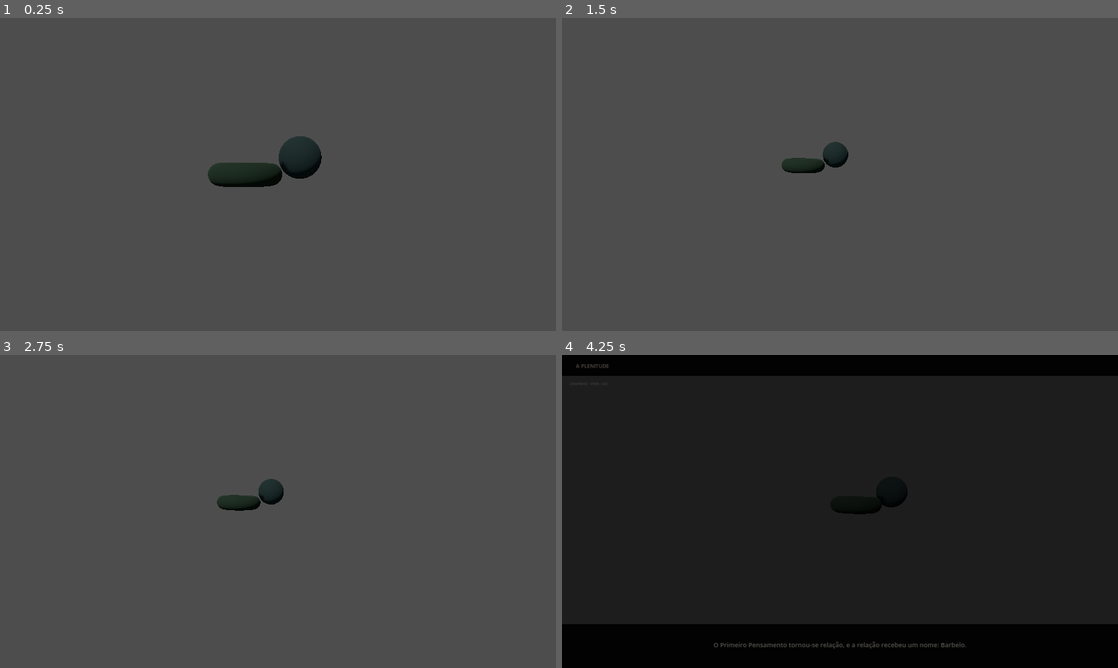
Above: before the commit, frames 1-4 (two rows, left to right).
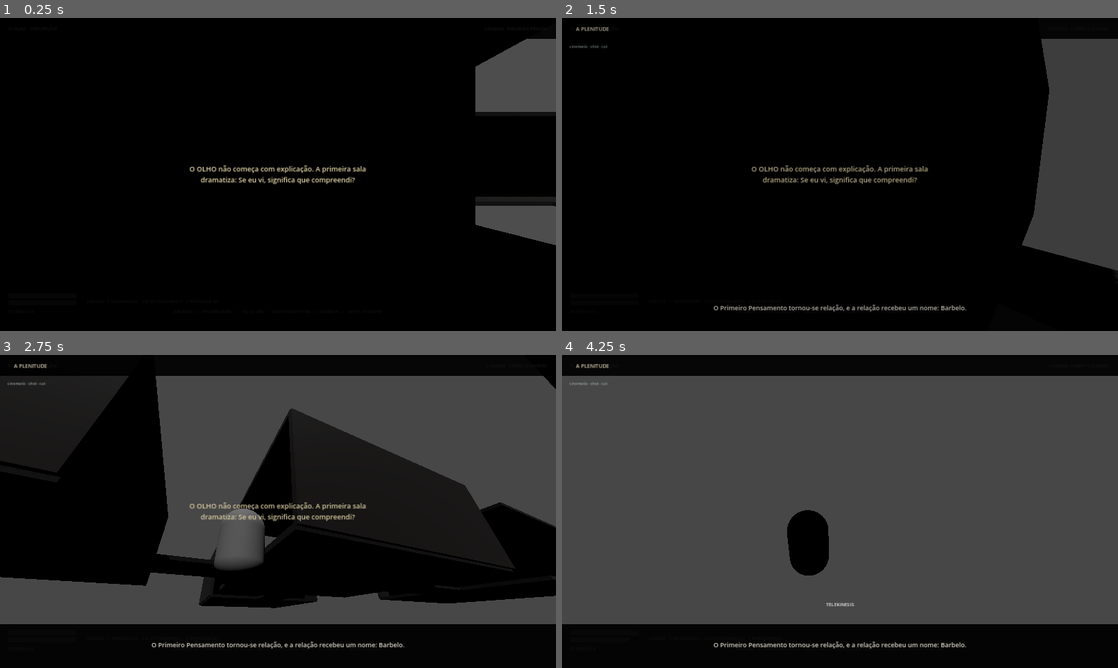
Above: after the commit, the same moments.

Repository: neuralSynapse/societaselectorum
Game: Godot game, scene res://scenes/boot/Main.tscn
Same seed, same stepped clock (60 frames per second), same inputs: the game is played once before the commit and once after it.
Inputs (mouse positions are in pixels of both pictures, inside the frame that each line leads up to):
- Up to frame 1 (0.25 s): no input
- Up to frame 2 (1.5 s): tap Enter (ui_accept) at 0.5 s; move the mouse to (962, 158) at 0.52 s; hold D (move_right) 0.53-1.28 s; hold V (camera_toggle) 0.53-1.28 s; tap Space (jump) at 0.77 s; move the mouse to (728, 190) at 1.27 s; hold S (move_back) from 1.28 s (still down); tap C (consume) at 1.35 s
- Up to frame 3 (2.75 s): tap Space (jump) at 1.52 s; move the mouse to (333, 442) at 2.02 s; release S (move_back) at 2.03 s; hold D (move_right) from 2.03 s (still down); hold R (instrument) from 2.03 s (still down)
- Up to frame 4 (4.25 s): move the mouse to (812, 574) at 2.77 s; release D (move_right) at 2.78 s; release R (instrument) at 2.78 s; hold W (move_forward) 2.78-3.53 s; tap E (interact) at 2.85 s; tap Space (jump) at 3.02, 3.77 s; move the mouse to (1006, 558) at 3.52 s; hold A (move_left) from 3.53 s (still down); hold 1 (kinesis_1) from 3.53 s (still down)

The runs differ from the first frame. In frame 1, 95% of the frame differs, in the area x 0-100%, y 0-100%; in frame 2, 90%; in frame 3, 65%; in frame 4, 80%.

Commit message:
fix: keep gameplay active while cinematics are proxy-only

Diff:
--- a/game/chronica-harun/scripts/boot/Main.gd
+++ b/game/chronica-harun/scripts/boot/Main.gd
@@ -25,8 +25,11 @@
     if not narrative_runtime.gameplay_handoff_requested.is_connected(_on_gameplay_handoff):
         narrative_runtime.gameplay_handoff_requested.connect(_on_gameplay_handoff)
     var entry_sequence := narrative_runtime.start_entry_flow()
-    var blocking_entry := entry_sequence == &"cosmogony" or entry_sequence == &"harun_origin" or entry_sequence == &"epilogue"
+    var blocking_entry := _cinematic_can_take_player_control() and (entry_sequence == &"cosmogony" or entry_sequence == &"harun_origin" or entry_sequence == &"epilogue")
     _set_gameplay_enabled(not blocking_entry)
+
+func _cinematic_can_take_player_control() -> bool:
+    return narrative_runtime != null and narrative_runtime.cinematic_stage != null and narrative_runtime.cinematic_stage.can_take_player_control()
 
 func _set_gameplay_enabled(enabled: bool) -> void:
     gameplay_enabled = enabled
@@ -41,14 +44,16 @@
     Input.mouse_mode = Input.MOUSE_MODE_CAPTURED if enabled else Input.MOUSE_MODE_HIDDEN
 
 func _on_cinematic_sequence_started(_sequence_id: StringName, _sequence: Dictionary) -> void:
-    _set_gameplay_enabled(false)
+    if _cinematic_can_take_player_control():
+        _set_gameplay_enabled(false)
 
 func _on_gameplay_handoff(_target_stage: StringName) -> void:
     world_root.visible = true
     if stage_director.player != null and stage_director.player.camera != null:
-        narrative_runtime.cinematic_stage.prepare_gameplay_handoff(stage_director.player.camera)
-        await get_tree().process_frame
-        narrative_runtime.cinematic_stage.release_camera()
+        if _cinematic_can_take_player_control():
+            narrative_runtime.cinematic_stage.prepare_gameplay_handoff(stage_director.player.camera)
+            await get_tree().process_frame
+            narrative_runtime.cinematic_stage.release_camera()
         stage_director.player.camera.make_current()
     _set_gameplay_enabled(true)
 
--- a/game/chronica-harun/scripts/narrative/CinematicPresentationDirector.gd
+++ b/game/chronica-harun/scripts/narrative/CinematicPresentationDirector.gd
@@ -37,8 +37,20 @@
     if not bridge.cinematic_visual.is_connected(stage_payload):
         bridge.cinematic_visual.connect(stage_payload)
 
+func can_take_player_control() -> bool:
+    # The current cinematic manifest is entirely proxy_runtime. Until real
+    # player-facing cinematic assets exist, the presentation layer must never
+    # steal the gameplay camera or disable the world.
+    return false
+
 func begin_sequence(sequence_id: StringName, _sequence: Dictionary = {}) -> void:
     current_sequence_id = sequence_id
+    if not can_take_player_control():
+        active = false
+        visible = false
+        cinematic_camera.current = false
+        _clear_proxies()
+        return
     active = true
     visible = true
     cinematic_camera.current = true
@@ -49,6 +61,10 @@
         handoff_ready.emit()
 
 func prepare_gameplay_handoff(target_camera: Camera3D) -> void:
+    if not can_take_player_control():
+        release_camera()
+        handoff_ready.emit()
+        return
     _clear_proxies()
     if target_camera == null:
         handoff_ready.emit()
@@ -75,6 +91,10 @@
     current_sequence_id = sequence_id
     current_shot_id = shot_id
     current_tension = clampf(float(shot.get("tension", 0.0)), 0.0, 1.0)
+    if not can_take_player_control():
+        _clear_proxies()
+        proxy_asset_used.emit(StringName("proxy_runtime:" + String(current_shot_id)))
+        return
     if not active:
         begin_sequence(sequence_id)
     begin_transition(StringName(shot.get("transition", "cut")), current_tension)
@@ -141,39 +161,10 @@
     tween.tween_property(camera_rig, "rotation", target_rot, 1.0 + tension * 1.2)
     tween.tween_property(cinematic_camera, "fov", target_fov, 0.9)
 
-func _stage_proxy(visual_event: String, tension: float) -> void:
+func _stage_proxy(_visual_event: String, _tension: float) -> void:
+    # Keep proxy_runtime as an internal evidence state only. Player-facing
+    # builds must never render primitive placeholder geometry.
     _clear_proxies()
-    var seed_value: int = absi(hash(visual_event + String(current_shot_id)))
-    var count: int = 1 + (seed_value % 4)
-    for i in range(count):
-        var mesh_instance := MeshInstance3D.new()
-        mesh_instance.name = "RuntimeProxy_%02d" % i
-        if (seed_value + i) % 3 == 0:
-            var sphere := SphereMesh.new()
-            sphere.radius = 0.22 + 0.08 * i
-            sphere.height = sphere.radius * 2.0
-            mesh_instance.mesh = sphere
-        elif (seed_value + i) % 3 == 1:
-            var box := BoxMesh.new()
-            box.size = Vector3(0.32 + i * 0.08, 0.5 + i * 0.06, 0.24 + i * 0.04)
-            mesh_instance.mesh = box
-        else:
-            var torus := TorusMesh.new()
-            torus.inner_radius = 0.18 + i * 0.04
-            torus.outer_radius = 0.46 + i * 0.06
-            mesh_instance.mesh = torus
-        var material := StandardMaterial3D.new()
-        var hue := fmod(float(seed_value % 1000) / 1000.0 + float(i) * 0.11, 1.0)
-        material.albedo_color = Color.from_hsv(hue, 0.28 + tension * 0.45, 0.28 + tension * 0.52, 0.88)
-        material.emission_enabled = true
-        material.emission = material.albedo_color * (0.25 + tension * 0.45)
-        material.emission_energy_multiplier = 0.8 + tension * 1.8
-        mesh_instance.material_override = material
-        mesh_instance.position = Vector3((float(i) - float(count - 1) * 0.5) * 0.72, sin(float(i) * 1.8) * 0.24, -2.6 - float(i) * 0.32)
-        mesh_instance.rotation = Vector3(0.2 * i, 0.35 * i, 0.12 * i)
-        mesh_instance.set_meta("asset_status", "proxy_runtime")
-        mesh_instance.set_meta("visual_contract", visual_event)
-        proxy_root.add_child(mesh_instance)
     proxy_asset_used.emit(StringName("proxy_runtime:" + String(current_shot_id)))
 
 func _stage_light(tension: float) -> void:
